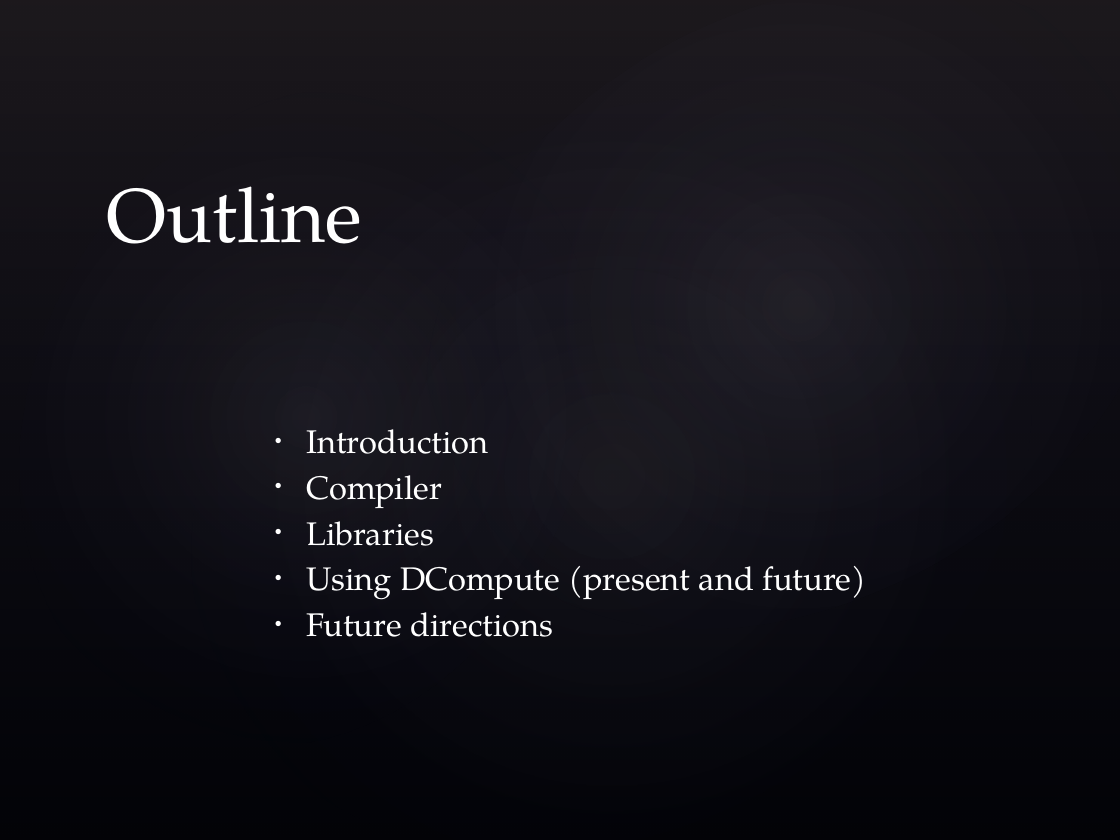
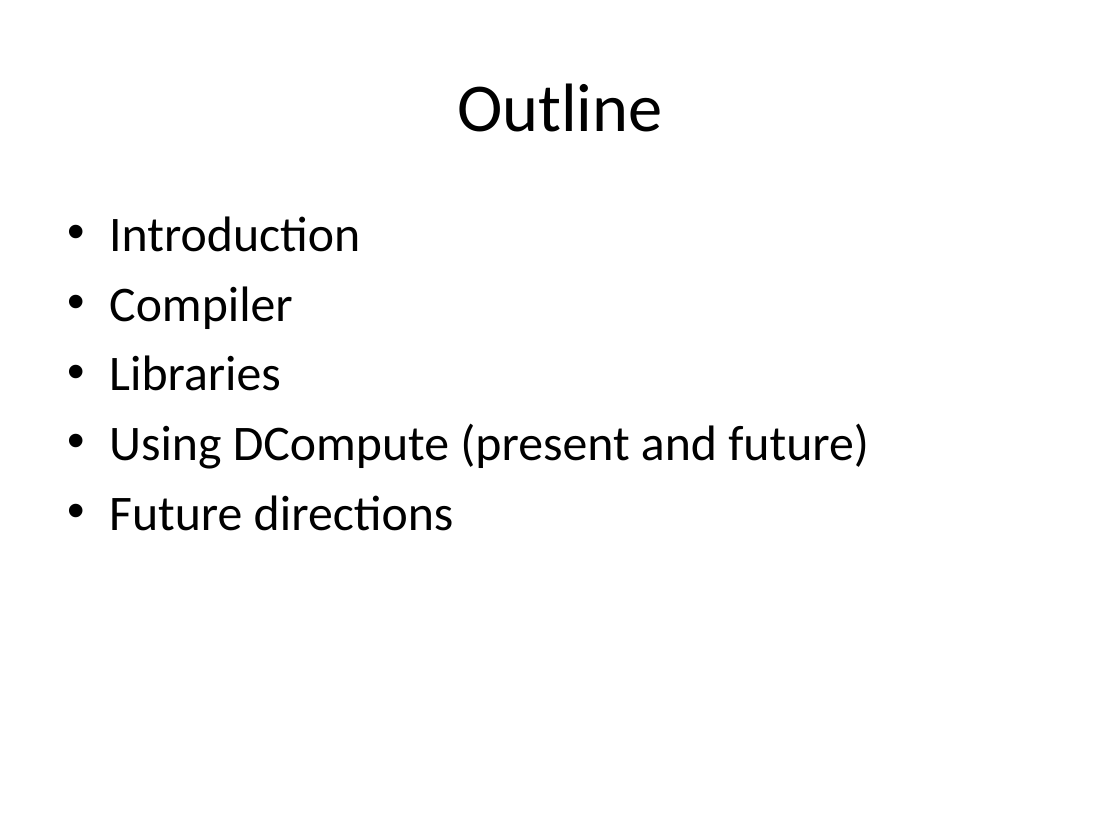
Before and after one commit to dlang/dconf.org, a slide deck: slide 2 of 2017/talks/wilson.pptx. Drawn at 1120x840 pixels with LibreOffice and Linux fonts; fonts in the diff are those of the drawing; background and template pictures are left out. Boxes give left, top, right and bottom in pixels: in the first picture for what was removed or moved away, otherwise in the second. Text is boxed around its words. In the diff, an @@ line names an element or a change of style, - is before the commit and + after.

```diff
--- a/2017/talks/wilson.pptx
+++ b/2017/talks/wilson.pptx
@@ background picture (left out) to #FFFFFF @@
@@ rectangle removed at bbox=[0, 0, 1120, 840] @@
@@ ellipse removed at bbox=[0, 0, 696, 840] @@
@@ ellipse removed at bbox=[51, 0, 1120, 840] @@
@@ ellipse removed at bbox=[307, 0, 1120, 761] @@
@@ title "Outline": place and size @@
-title "Outline" at bbox=[106, 186, 361, 244]
+title "Outline" at bbox=[457, 83, 662, 132]
@@ title "Outline" at bbox=[457, 83, 662, 132]: size 49 to 44 pt, font TeX Gyre Pagella to Calibri, text colour #FFFFFF to #000000; alignment left to centre; vertical alignment bottom to middle @@
@@ text "Introduction": place and size @@
-text "Introduction" at bbox=[306, 429, 866, 637]
+text "Introduction" at bbox=[109, 216, 869, 531]
@@ text "Introduction" at bbox=[109, 216, 869, 531]: size 21 to 32 pt, font TeX Gyre Pagella to Calibri, text colour #FFFFFF to #000000; indent changed; more space between paragraphs; vertical alignment middle to top @@
```
Also in this commit, not shown: 21 other slides changed, 3 slides added, 7 slides removed, 1 other file.
